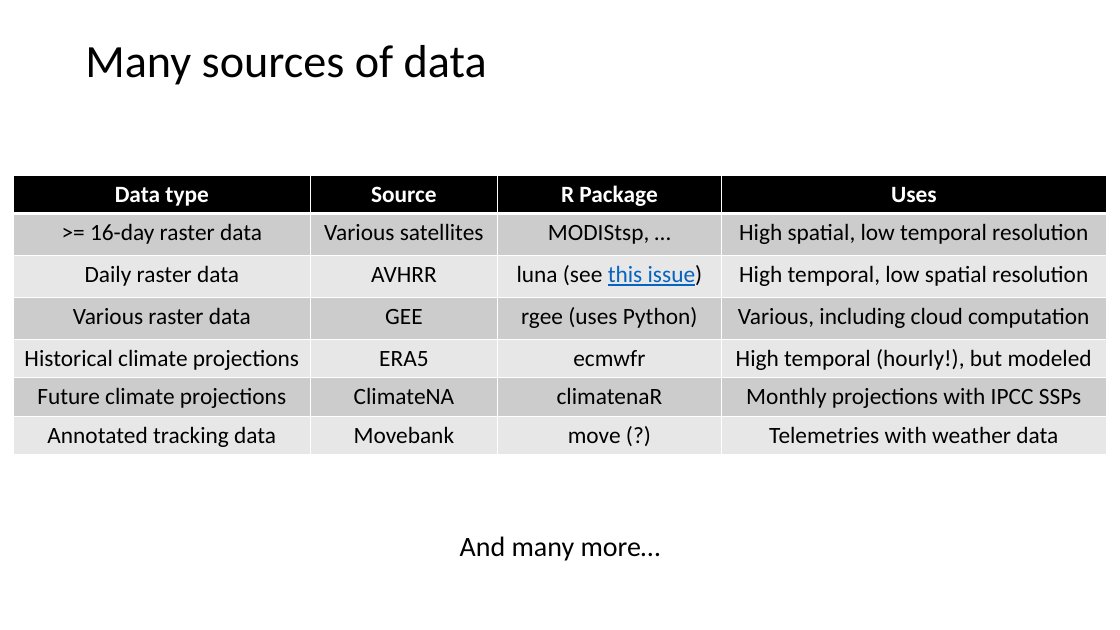
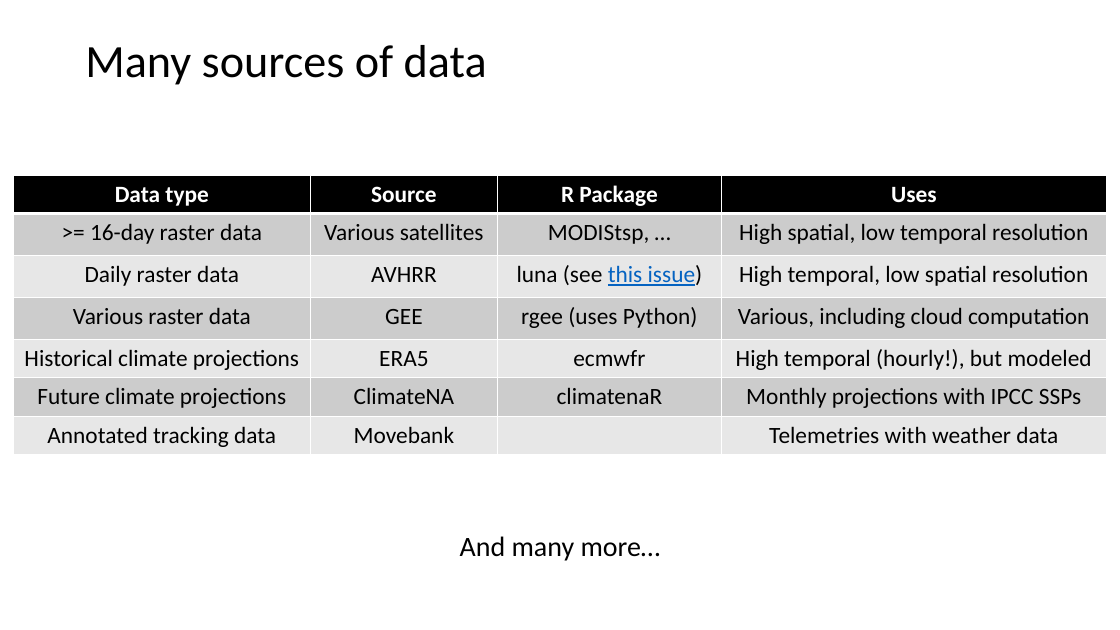
Before and after one commit to StefanoMezzini/animove-2023-remote-sensing, a slide deck: slide 3 of slides/remote-sensing-intro.pptx. Drawn at 1120x630 pixels with LibreOffice and Linux fonts; fonts in the diff are those of the drawing. Boxes give left, top, right and bottom in pixels: in the first picture for what was removed or moved away, otherwise in the second. Text is boxed around its words. In the diff, an @@ line names an element or a change of style, - is before the commit and + after.

Commit message:
cannot use move pkg to download annotated tel

```diff
--- a/slides/remote-sensing-intro.pptx
+++ b/slides/remote-sensing-intro.pptx
@@ table at (x1=13, y1=175, x2=1107, y2=455) @@
-row 7, column 3: move (?)
+row 7, column 3: 
```
